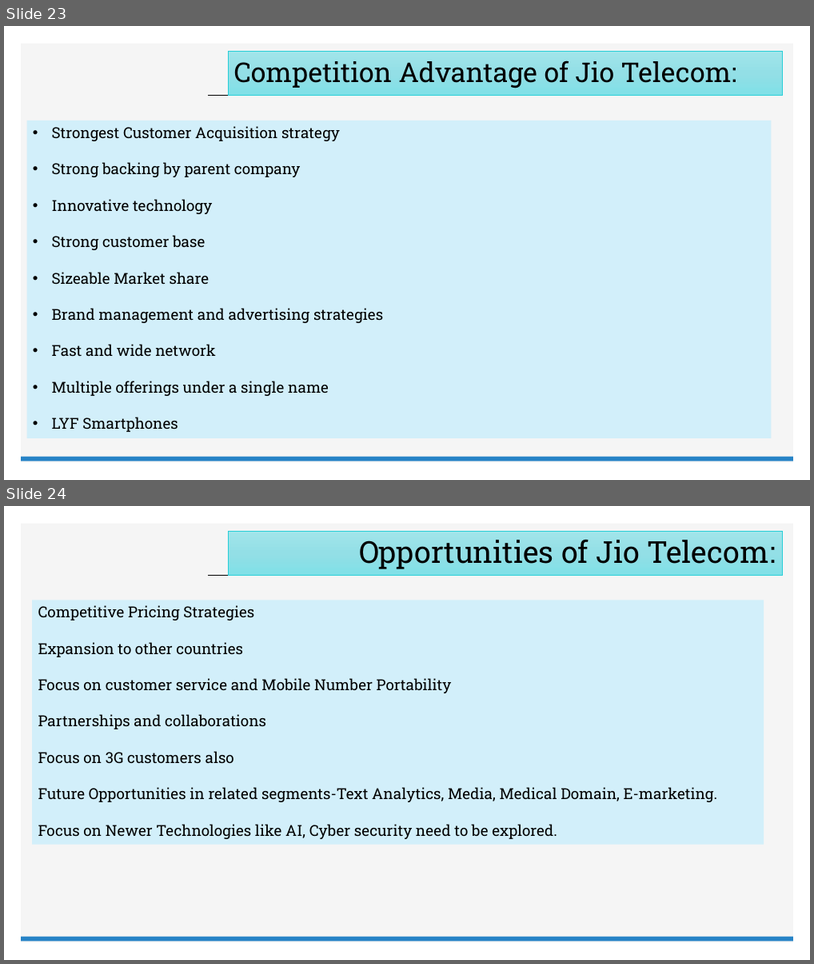
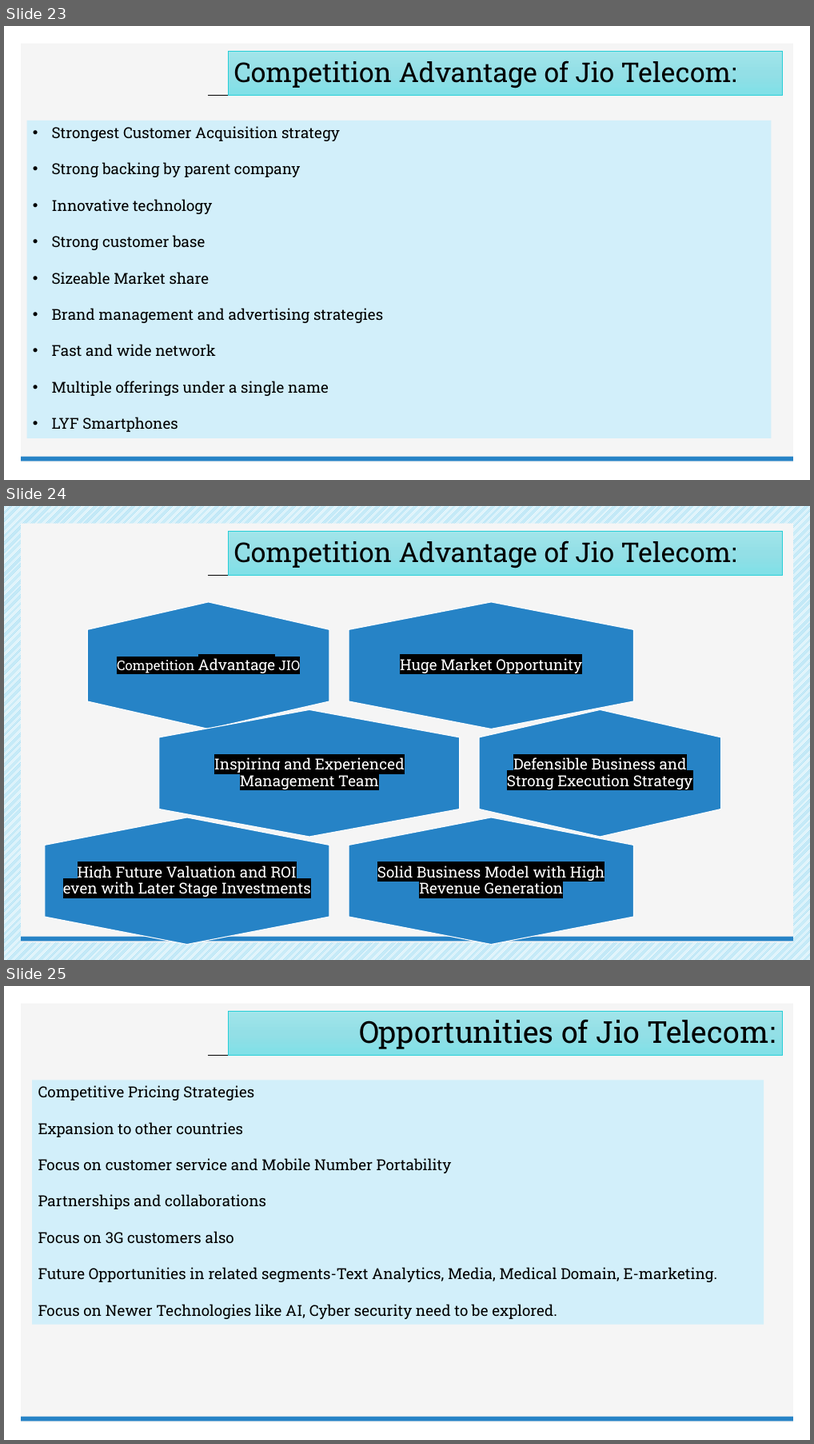
Before and after one commit to Embedded-org/ACCOMPLISHMENTS, a slide deck: SecondYearModule 02-Day 04/JIO_BUSINESS_PLAN.pptx. Shown one above the other, each under a label of ours: slides 23 and 24 before the commit, slides 23, 24 and 25 after it. The pictures are 814x964 and 814x1444 pixels, drawn with LibreOffice and Linux fonts; fonts in the diff are those of the drawing; background and template pictures are left out. Boxes give left, top, right and bottom in pixels: in the first picture for what was removed or moved away, otherwise in the second. Text is boxed around its words. In the diff, an @@ line names an element or a change of style, - is before the commit and + after.

```diff
--- a/SecondYearModule 02-Day 04/JIO_BUSINESS_PLAN.pptx
+++ b/SecondYearModule 02-Day 04/JIO_BUSINESS_PLAN.pptx
@@ slide 24 added at (x1=4, y1=506, x2=810, y2=960), background pattern #1CADE4 on #FFFFFF; not listed: 3 template elements that a slide beside it also shows @@
@@ title added at (x1=228, y1=532, x2=782, y2=576), fill gradient #A2E5EB to #94E0E6 to #7FE0E7, outline #27CED7 0.5 pt, 32.4 pt, text #000000 @@
+Competition Advantage of Jio Telecom:
@@ group added at (x1=45, y1=602, x2=722, y2=944): 6 freeform shapes @@
+Huge Market Opportunity
+Competition Advantage JIO
+Inspiring and Experienced Management Team
+Defensible Business and Strong Execution Strategy
+Solid Business Model with High Revenue Generation
+High Future Valuation and ROI even with Later Stage Investments
@@ what was slide 24 is now slide 25 @@
```
